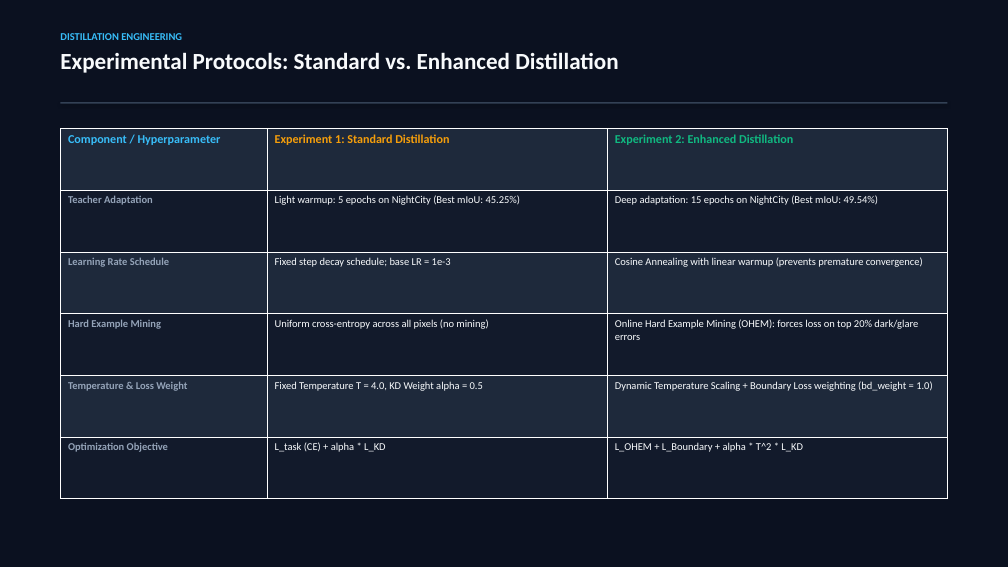
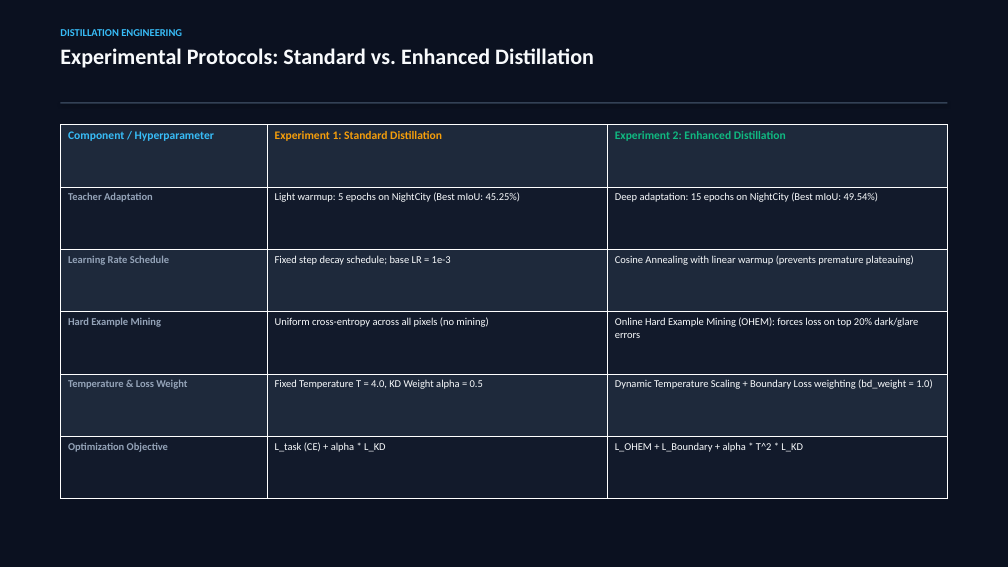
Before and after one commit to Gitansh-Bansal/AI512_Project, a slide deck: slide 10 of presentation/Nighttime_Semantic_Segmentation_Presentation.pptx (slide 7 before the commit). Drawn at 1008x567 pixels with LibreOffice and Linux fonts; fonts in the diff are those of the drawing. Boxes give left, top, right and bottom in pixels: in the first picture for what was removed or moved away, otherwise in the second. Text is boxed around its words. In the diff, an @@ line names an element or a change of style, - is before the commit and + after.

```diff
--- a/presentation/Nighttime_Semantic_Segmentation_Presentation.pptx
+++ b/presentation/Nighttime_Semantic_Segmentation_Presentation.pptx
@@ text at box(60, 48, 594, 68): size 22 to 21 pt in "Experimental Protocols: Standard vs. Enhanced Distillation" @@
@@ table at box(60, 125, 948, 499) @@
-row 3, column 3: Cosine Annealing with linear warmup (prevents premature convergence)
+row 3, column 3: Cosine Annealing with linear warmup (prevents premature plateauing)
@@ size 11.5 to 11 pt in "Component / Hyperparameter", "Experiment 1: Standard Distillation", "Experiment 2: Enhanced Distillation" @@
@@ table: place and size @@
-table at box(60, 129, 948, 499)
+table at box(60, 125, 948, 499)
```
Also in this commit, not shown: 11 other slides changed, 4 slides added, 1 slide removed, 5 other files.
